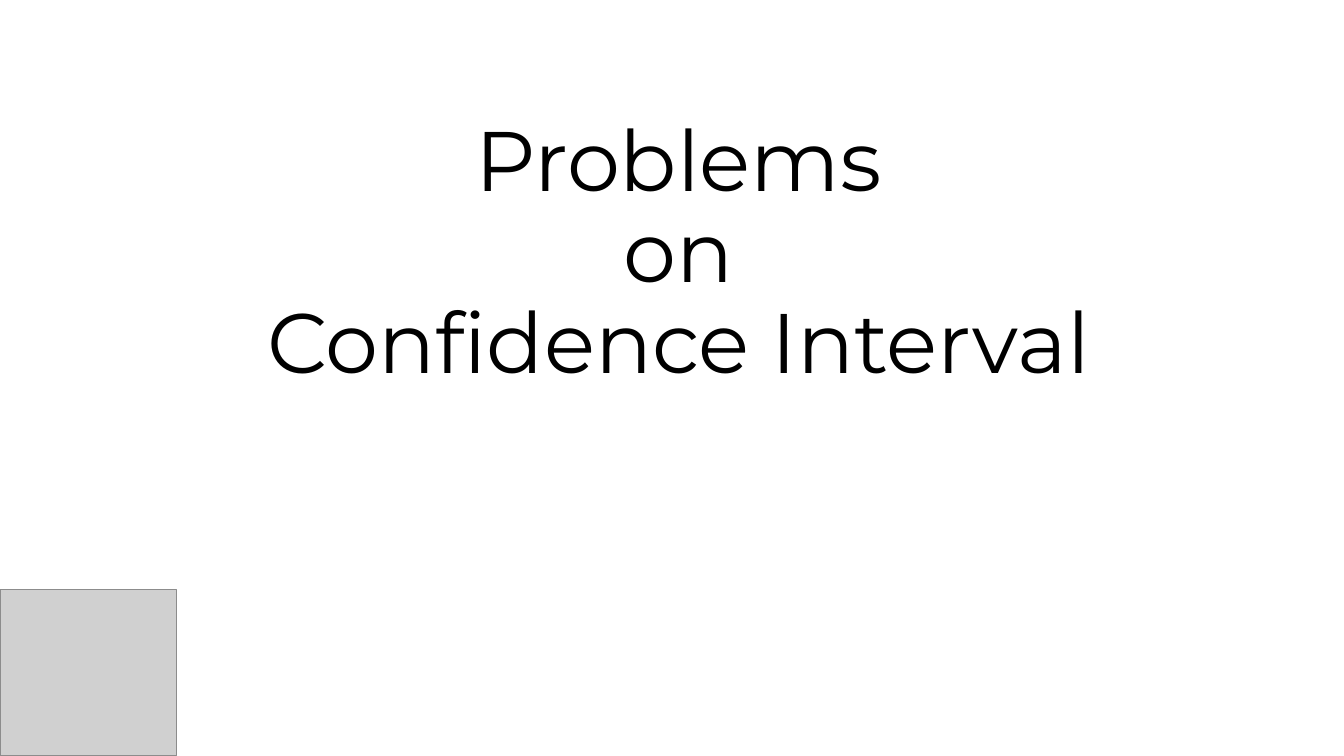
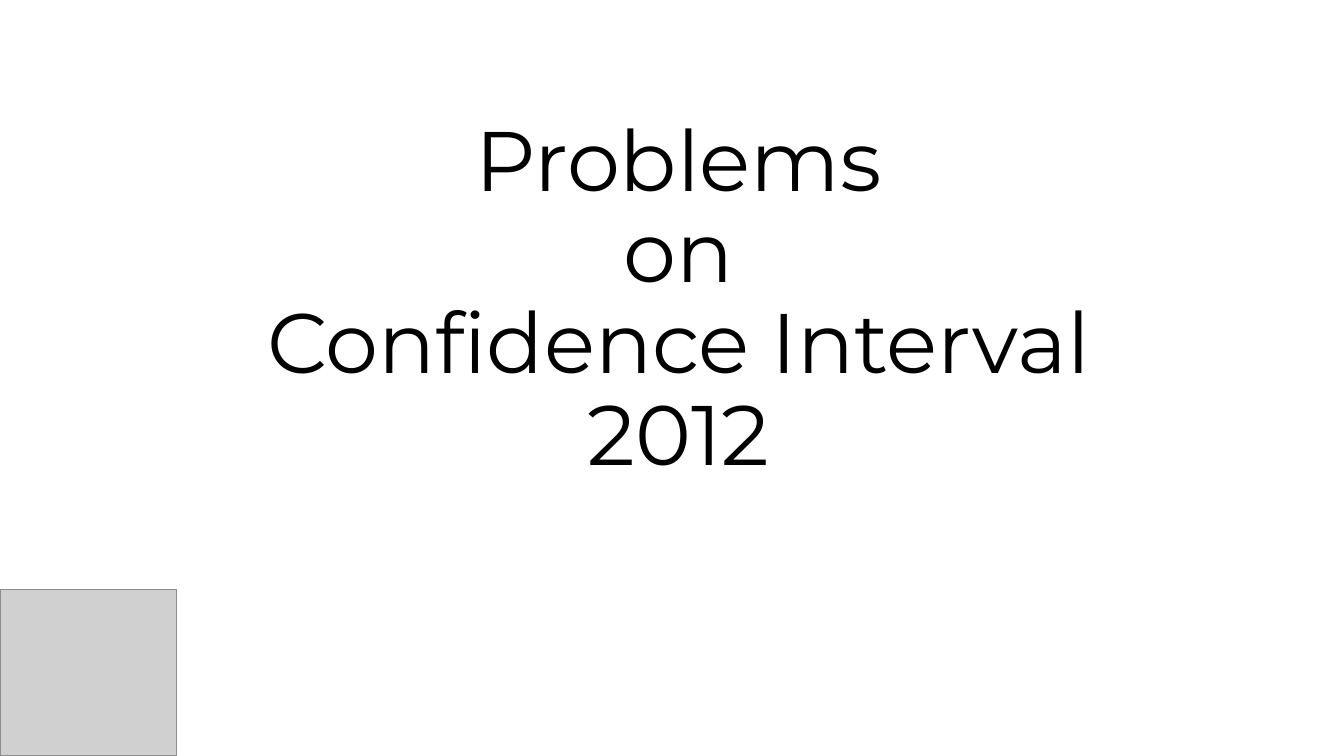
Before and after one commit to SungchulLee/statistics, a slide deck: slide 1 of 신뢰구간 임용고시 2012.pptx. Drawn at 1344x756 pixels with LibreOffice and Linux fonts; fonts in the diff are those of the drawing; grey boxes stand for pictures. Boxes give left, top, right and bottom in pixels: in the first picture for what was removed or moved away, otherwise in the second. Text is boxed around its words. In the diff, an @@ line names an element or a change of style, - is before the commit and + after.

Commit message:
update link

```diff
--- a/신뢰구간 임용고시 2012.pptx
+++ b/신뢰구간 임용고시 2012.pptx
@@ title at box(267, 128, 1090, 466): text changed @@
-Problems
-on
-Confidence Interval
+Problems
+on
+Confidence Interval
+2012
```
